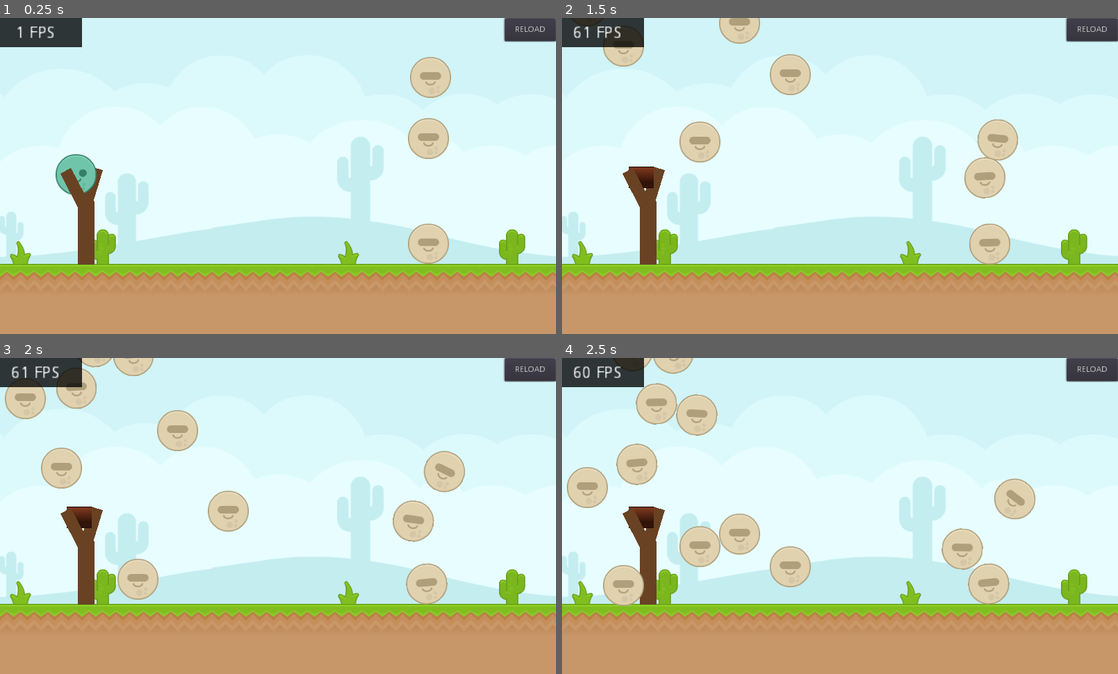
Above: before the commit, frames 1-4 (two rows, left to right).
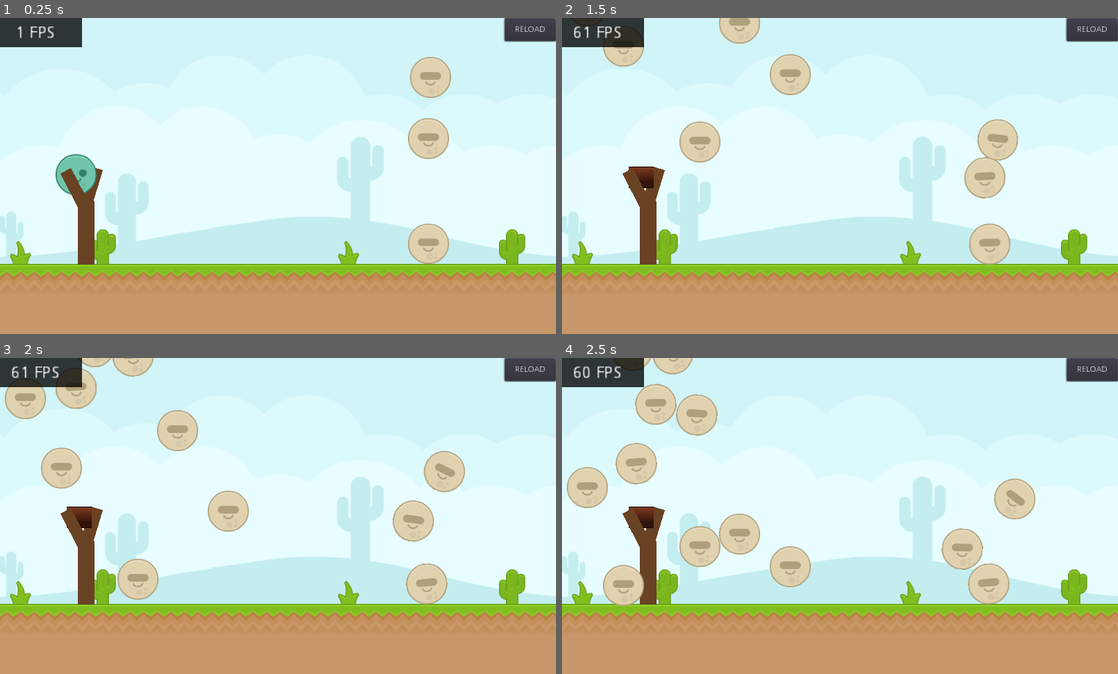
Above: after the commit, the same moments.

Repository: crystal-bit/angry-aliens
Game: Godot game, scene res://Scenes/StressTest/SpawningInfiniteEnemies.tscn
Two runs of this game, one before a commit and one after it. Both use one fixed random seed, a clock stepped at 60 frames per second and the inputs below. This scene is started directly instead of the project's main scene. The engine's default icon, where the game draws it, is replaced by a stand-in: a white triangle on a blue panel in a dark square.
Inputs (mouse positions are in pixels of both pictures, inside the frame that each line leads up to):
- Up to frame 1 (0.25 s): no input
- Up to frame 2 (1.5 s): drag from (650, 176) to (895, 106) at 0.52 s; drag from (728, 191) to (812, 239) at 1.27 s
- Up to frame 3 (2 s): no input
- Up to frame 4 (2.5 s): move the mouse to (895, 446) at 2.02 s; hold D (ui_right) from 2.03 s (still down)

Frames 1-2 are identical in both runs. In frame 3, less than 0.1% of the frame differs, in the area x 10-26%, y 0-17%; in frame 4, 0.3%, in the area x 9-24%, y 0-41%.

Commit message:
Refactor and simplify TrajectoryDrawer code

Diff:
--- a/Objects/Slingshot/Slingshot.gd
+++ b/Objects/Slingshot/Slingshot.gd
@@ -22,7 +22,7 @@
 
 func _ready():
 	projectile.mode = RigidBody2D.MODE_KINEMATIC
-	projectile.position = rest_position.global_position
+	projectile.global_position = rest_position.global_position
 
 
 func _get_configuration_warning():
@@ -38,7 +38,7 @@
 		update_launch_impulse()
 		trajectory_drawer.draw_trajectory(
 			launch_impulse / projectile.mass, # velocity (m/s)
-			projectile.position,
+			projectile.global_position,
 			projectile.gravity_scale * ProjectSettings.get("physics/2d/default_gravity")
 		)
 	if state == States.PROJECTILE_MOVING:
--- a/Objects/Slingshot/Slingshot.tscn
+++ b/Objects/Slingshot/Slingshot.tscn
@@ -98,8 +98,9 @@
 shape = SubResource( 3 )
 
 [node name="TrajectoryDrawer" parent="." instance=ExtResource( 6 )]
+position = Vector2( 12, 60 )
 [connection signal="input_event" from="InputArea" to="InputArea" method="_on_InputArea_input_event"]
 [connection signal="slingshot_grabbed" from="InputArea" to="." method="_on_InputArea_slingshot_grabbed"]
 [connection signal="slingshot_moved" from="InputArea" to="." method="_on_InputArea_slingshot_moved"]
+[connection signal="slingshot_released" from="InputArea" to="." method="_on_InputArea_slingshot_released"]
 [connection signal="slingshot_released" from="InputArea" to="Skeleton2D" method="_on_InputArea_slingshot_released"]
-[connection signal="slingshot_released" from="InputArea" to="." method="_on_InputArea_slingshot_released"]
--- a/Objects/Slingshot/TrajectoryDrawer.gd
+++ b/Objects/Slingshot/TrajectoryDrawer.gd
@@ -2,7 +2,6 @@
 
 
 var initial_velocity = Vector2()
-var from_pos = Vector2()
 var drawing = false
 var gravity = 98
 
@@ -13,9 +12,9 @@
 }
 
 
-func draw_trajectory(init_vel, from, gravity = 98):
+func draw_trajectory(init_vel: Vector2, from: Vector2, gravity = 98):
 	initial_velocity = init_vel
-	from_pos = from
+	global_position = from
 	drawing = true
 	gravity = gravity
 	update()
@@ -42,7 +41,7 @@
 				gravity,
 				initial_velocity.length())
 			)
-			draw_circle(pos - (global_position - from_pos) , points.radius, points.color)
+			draw_circle(pos, points.radius, points.color)
 
 
 """ Returns the y coordinate. """
--- a/Objects/Slingshot/TrajectoryDrawer/Test/TestTrajDraw.tscn
+++ b/Objects/Slingshot/TrajectoryDrawer/Test/TestTrajDraw.tscn
@@ -35,7 +35,7 @@
 smoothing_enabled = true
 
 [node name="TrajectoryDrawer" parent="." instance=ExtResource( 1 )]
-position = Vector2( 280, 350 )
+position = Vector2( 350, 500 )
 
 [node name="Timer" type="Timer" parent="."]
 one_shot = true
Not shown, changed: export_presets.cfg
